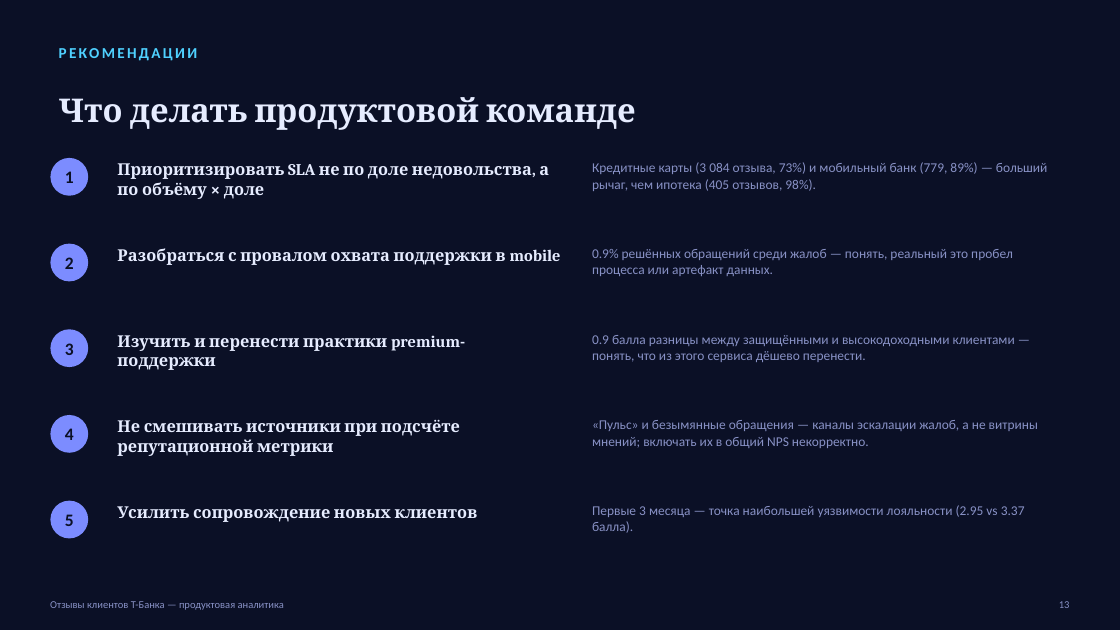
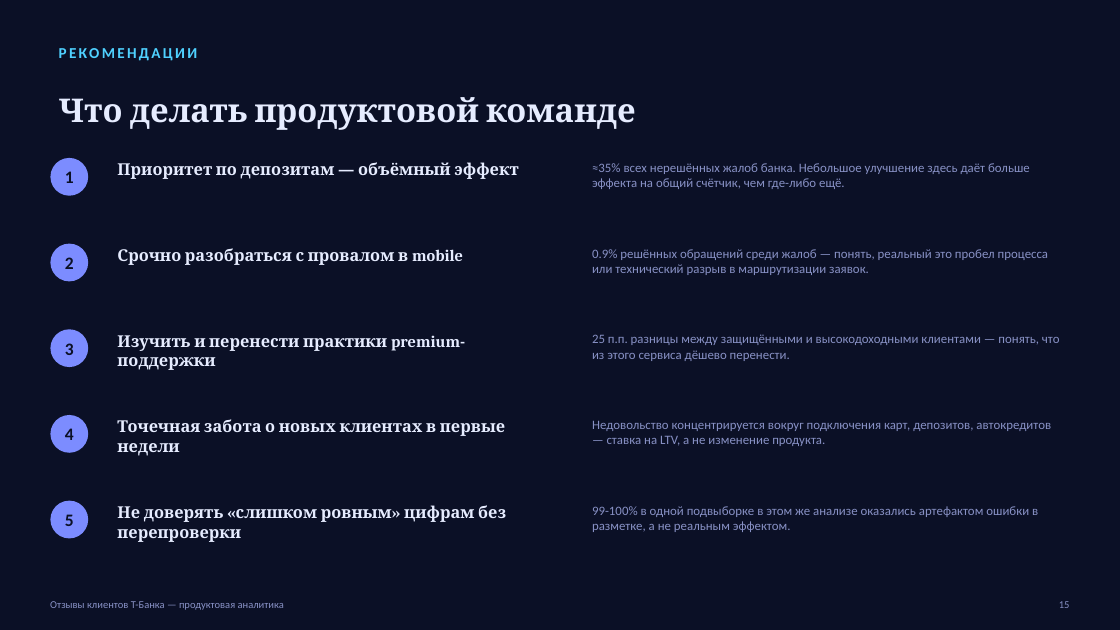
Before and after one commit to kruasanchikk1/tbank-reviews-analysis, a slide deck: slide 15 of tbank_reviews_presentation.pptx (slide 13 before the commit). Drawn at 1120x630 pixels with LibreOffice and Linux fonts; fonts in the diff are those of the drawing. Boxes give left, top, right and bottom in pixels: in the first picture for what was removed or moved away, otherwise in the second. Text is boxed around its words. In the diff, an @@ line names an element or a change of style, - is before the commit and + after.

```diff
--- a/tbank_reviews_presentation.pptx
+++ b/tbank_reviews_presentation.pptx
@@ text at (117,162,518,179): text changed @@
-Приоритизировать SLA не по доле недовольства, а по объёму × доле
+Приоритет по депозитам — объёмный эффект
@@ text at (592,163,1030,189): text changed; size 11.5 to 11 pt @@
-Кредитные карты (3 084 отзыва, 73%) и мобильный банк (779, 89%) — больший рычаг, чем ипотека (405 отзывов, 98%).
+≈35% всех нерешённых жалоб банка. Небольшое улучшение здесь даёт больше эффекта на общий счётчик, чем где-либо ещё.
@@ text at (117,248,463,265): text changed @@
-Разобраться с провалом охвата поддержки в mobile
+Срочно разобраться с провалом в mobile
@@ text at (592,249,1048,275): text changed; size 11.5 to 11 pt @@
-0.9% решённых обращений среди жалоб — понять, реальный это пробел процесса или артефакт данных.
+0.9% решённых обращений среди жалоб — понять, реальный это пробел процесса или технический разрыв в маршрутизации заявок.
@@ text at (592,334,1060,361): text changed; size 11.5 to 11 pt @@
-0.9 балла разницы между защищёнными и высокодоходными клиентами — понять, что из этого сервиса дёшево перенести.
+25 п.п. разницы между защищёнными и высокодоходными клиентами — понять, что из этого сервиса дёшево перенести.
@@ text at (117,419,505,456): text changed @@
-Не смешивать источники при подсчёте репутационной метрики
+Точечная забота о новых клиентах в первые недели
@@ text at (592,421,1051,446): text changed; size 11.5 to 11 pt @@
-«Пульс» и безымянные обращения — каналы эскалации жалоб, а не витрины мнений; включать их в общий NPS некорректно.
+Недовольство концентрируется вокруг подключения карт, депозитов, автокредитов — ставка на LTV, а не изменение продукта.
@@ text at (117,505,506,542): text changed @@
-Усилить сопровождение новых клиентов
+Не доверять «слишком ровным» цифрам без перепроверки
@@ text at (592,506,1038,532): text changed; size 11.5 to 11 pt @@
-Первые 3 месяца — точка наибольшей уязвимости лояльности (2.95 vs 3.37 балла).
+99-100% в одной подвыборке в этом же анализе оказались артефактом ошибки в разметке, а не реальным эффектом.
```
Also in this commit, not shown: 7 other slides changed, 6 slides added, 4 slides removed, 14 other files.
